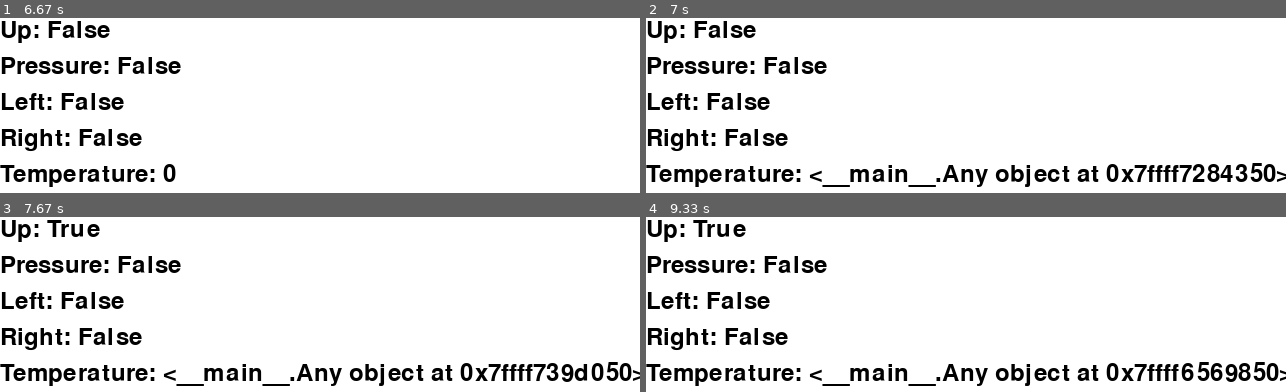
Above: before the commit, frames 1-4 (two rows, left to right).
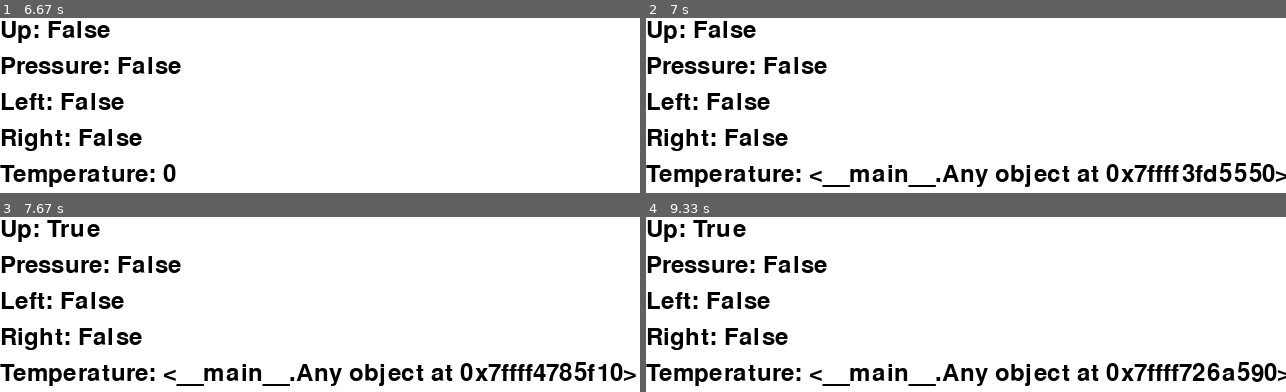
Above: after the commit, the same moments.

Repository: RIT-MDRC/Catbot
Game: pygame game, started from src/raspi/main.py
Two runs of this game, one before a commit and one after it. Both use one fixed random seed, a clock stepped at 60 frames per second and the inputs below.
Inputs:
- Up to frame 1 (6.67 s): tap D at 0.33 s; tap T at 0.67 s; hold Right 1-1.47 s
- Up to frame 2 (7 s): no input
- Up to frame 3 (7.67 s): hold Up 7.23-7.6 s
- Up to frame 4 (9.33 s): hold Left 8.3-8.77 s; tap A at 8.8 s

Frame 1 is identical in both runs. In frame 2, 0.9% of the frame differs, in the area x 83-100%, y 82-94%; in frame 3, 1.1%; in frame 4, 1.1%, in the area x 83-100%, y 82-95%.

Commit message:
feat: work on dev environment, fix safety logic for motor class

Diff:
--- a/src/raspi/control/motor/motor_controller.py
+++ b/src/raspi/control/motor/motor_controller.py
@@ -1,6 +1,6 @@
 from gpiozero import PWMOutputDevice
 
-from utils.util import create_output_device
+from utils.util import create_output_device, create_pwm_device
 
 
 class MotorController:
@@ -14,7 +14,7 @@
             PWM_Pin  # Pin that recieves the PWM speed value. 26 for MakerFaire
         )
         self.address = address  # value 0-7 representing address for directional control
-        self.motor = PWMOutputDevice(PWM_Pin)
+        self.motor = create_pwm_device(PWM_Pin)
         ## These are the same for all motors
         self.direction_pin = create_output_device(1)
         self.address_p0 = create_output_device(5)
@@ -23,16 +23,13 @@
 
     motor = None  # 26 yellow, 16 red
 
-    ### THIS IS PRIVATE, DON'T F***ING USE IT! ~CR ###
-    # Parses a decimal number into an array of bits
-    def bitfield(self, n):
-        return [int(digit) for digit in bin(n)[2:]]  # [2:] to chop off the "0b" part
-
-    # Uses Addressable Latch Direction Control to set the ESC at the address for this motor
-    # this is a helper method and should not be used outside this file unless absolutely
-    # needed.
     def set_direction(self, direction):
-        bits = self.bitfield(self.address)
+        """
+        Uses Addressable Latch Direction Control to set the ESC at the address for this motor
+        this is a helper method and should not be used outside this file unless absolutely
+        needed.
+        """
+        bits = bitfield(self.address)
         bits.reverse()
 
         while len(bits) < 3:
@@ -43,15 +40,14 @@
         self.address_p1.value = bits[1]
         self.address_p2.value = bits[2]
 
-    # helper method for controling speed, can be used but should be avoided
     def set_PWM(self, speed):
+        "helper method for controling speed, can be used but should be avoided"
         self.motor.value = speed
 
-    ### USE THIS ONE ###
-    # Method for setting this ESC to a given speed and direction
     def set_Motor(self, speed, direction):
-        print(f"motor called {speed} {direction}")
-        if speed != 0 and self.last_speed != 0 and self.last_direction != direction:
+        "Method for setting this ESC to a given speed and direction"
+        print(f"motor called {direction} {self.last_direction} {self.last_speed}")
+        if self.last_speed != 0 and self.last_direction != direction:
             print("ERROR: Motor direction and speed do not match")
             return False
         self.set_PWM(speed)
@@ -59,3 +55,8 @@
         self.last_direction = direction
         self.last_speed = speed
         return True
+
+
+def bitfield(n):
+    "Parses a decimal number into an array of bits"
+    return [int(digit) for digit in bin(n)[2:]]  # [2:] to chop off the "0b" part
--- a/src/raspi/utils/deviceMock.py
+++ b/src/raspi/utils/deviceMock.py
@@ -1,4 +1,5 @@
 from functools import wraps
+from typing import Any
 from gpiozero import DigitalInputDevice, DigitalOutputDevice
 
 
@@ -16,7 +17,9 @@
         """
         Decorated function.
         """
+        print(f"Value changed: {args[0].pin} {args[0].value}", end=" -> ")
         func(*args, **kwargs)
+        print(f"{args[0].value}")
 
     return wrapper
 
@@ -58,3 +61,20 @@
         elif self.value == 0 and self.when_deactivated is not None:
             print("(Dev) calling when_deactivated")
             self.when_deactivated()
+
+
+class FakePWMOutputDevice:
+    pin: int
+    value: float
+
+    def __init__(self, pin: int):
+        self.pin = pin
+        self.value = 0
+
+    @value_change
+    def is_active(self):
+        return self.value > 0
+
+    @value_change
+    def toggle(self):
+        self.value = 1 - self.value
--- a/src/raspi/utils/util.py
+++ b/src/raspi/utils/util.py
@@ -1,5 +1,5 @@
 import json
-from gpiozero import DigitalInputDevice, DigitalOutputDevice
+from gpiozero import DigitalInputDevice, DigitalOutputDevice, PWMOutputDevice
 from control.muscle.muscle_controller import MuscleObj, add_muscle
 from dotenv import dotenv_values
 from io_controller.pneumatics.valve import add_valve_pin
@@ -8,6 +8,7 @@
 from utils.deviceMock import (
     FakeInputDevice,
     FakeOutputDevice,
+    FakePWMOutputDevice,
 )
 from utils.interval import set_interval
 
@@ -71,6 +72,24 @@
     return dataclass
 
 
+def create_pwm_device(pin: int, onDev: callable = None):
+    """
+    Create a new output device.
+
+    :param pin: the pin number of the device
+    :return: the device class
+    """
+    if is_dev():
+        print("dev environment detected")
+        print("mocking output device")
+        obj = FakePWMOutputDevice(pin)
+        if onDev is not None:
+            onDev(obj)
+    else:
+        obj = PWMOutputDevice(pin)
+    return obj
+
+
 def get_pinconfig(filepath: str = "src/raspi/pinconfig.json") -> dict:
     """
     Get the pin configuration from a JSON file.
